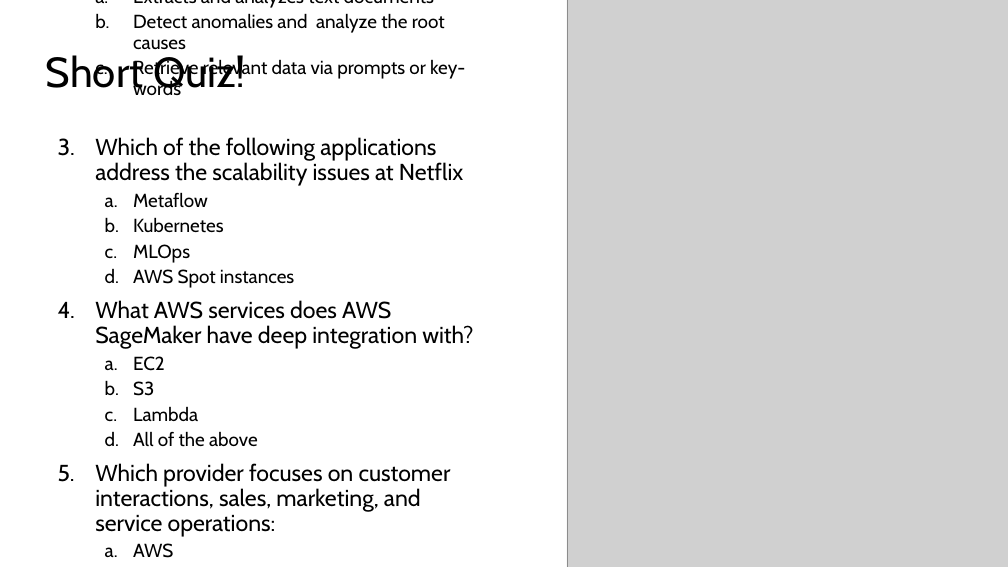
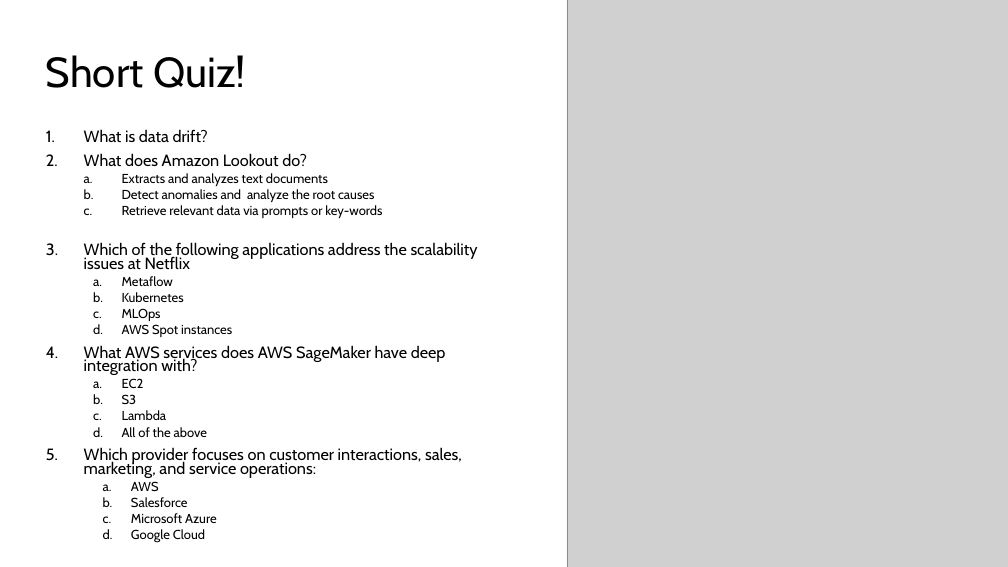
Before and after one commit to Elikariuki/CST8912-Group2_013, a slide deck: slide 9 of 2ndPresentation_group2_CST_8912.pptx (slide 10 before the commit). Drawn at 1008x567 pixels with LibreOffice and Linux fonts; fonts in the diff are those of the drawing; grey boxes stand for pictures. Boxes give left, top, right and bottom in pixels: in the first picture for what was removed or moved away, otherwise in the second. Text is boxed around its words. In the diff, an @@ line names an element or a change of style, - is before the commit and + after.

```diff
--- a/2ndPresentation_group2_CST_8912.pptx
+++ b/2ndPresentation_group2_CST_8912.pptx
@@ text "What is data drift?": place and size @@
-text "What is data drift?" at [95,0,473,558]
+text "What is data drift?" at [84,129,478,543]
@@ text "What is data drift?" at [84,129,478,543]: size 22 to 15.5 pt in "What is data drift?", "What does Amazon Lookout do?", "Which of the following applications address the ...", "What AWS services does AWS SageMaker have ..." and 1 more places; size 18 to 12.4 pt in "Extracts and analyzes text documents", "Detect anomalies and analyze the root causes", "Retrieve relevant data via prompts or key-words", "Metaflow" and 11 more places; line spacing 0.9 to 0.7; indent changed @@
```
Also in this commit, not shown: 4 other slides changed, 1 slide removed, 1 other file.
